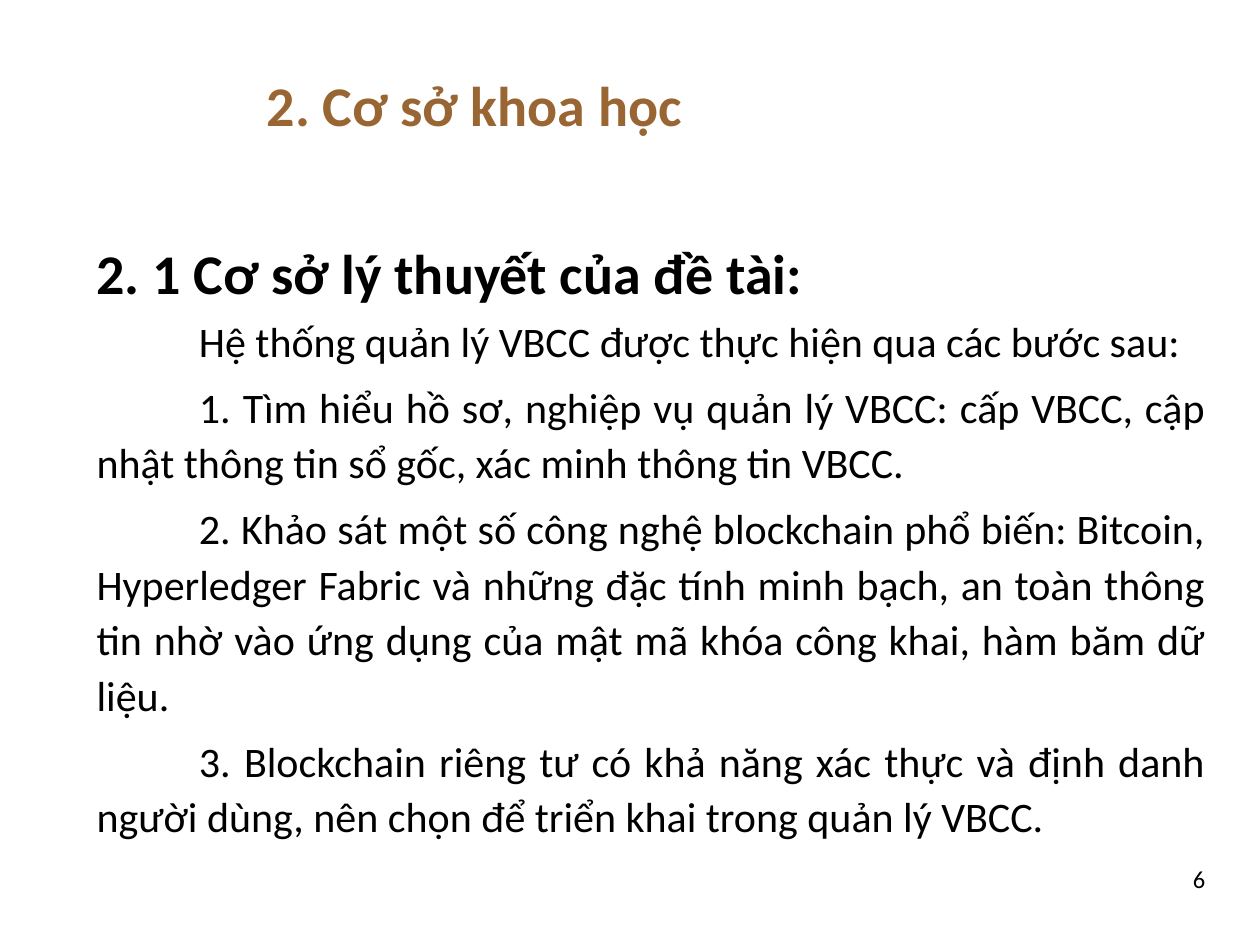
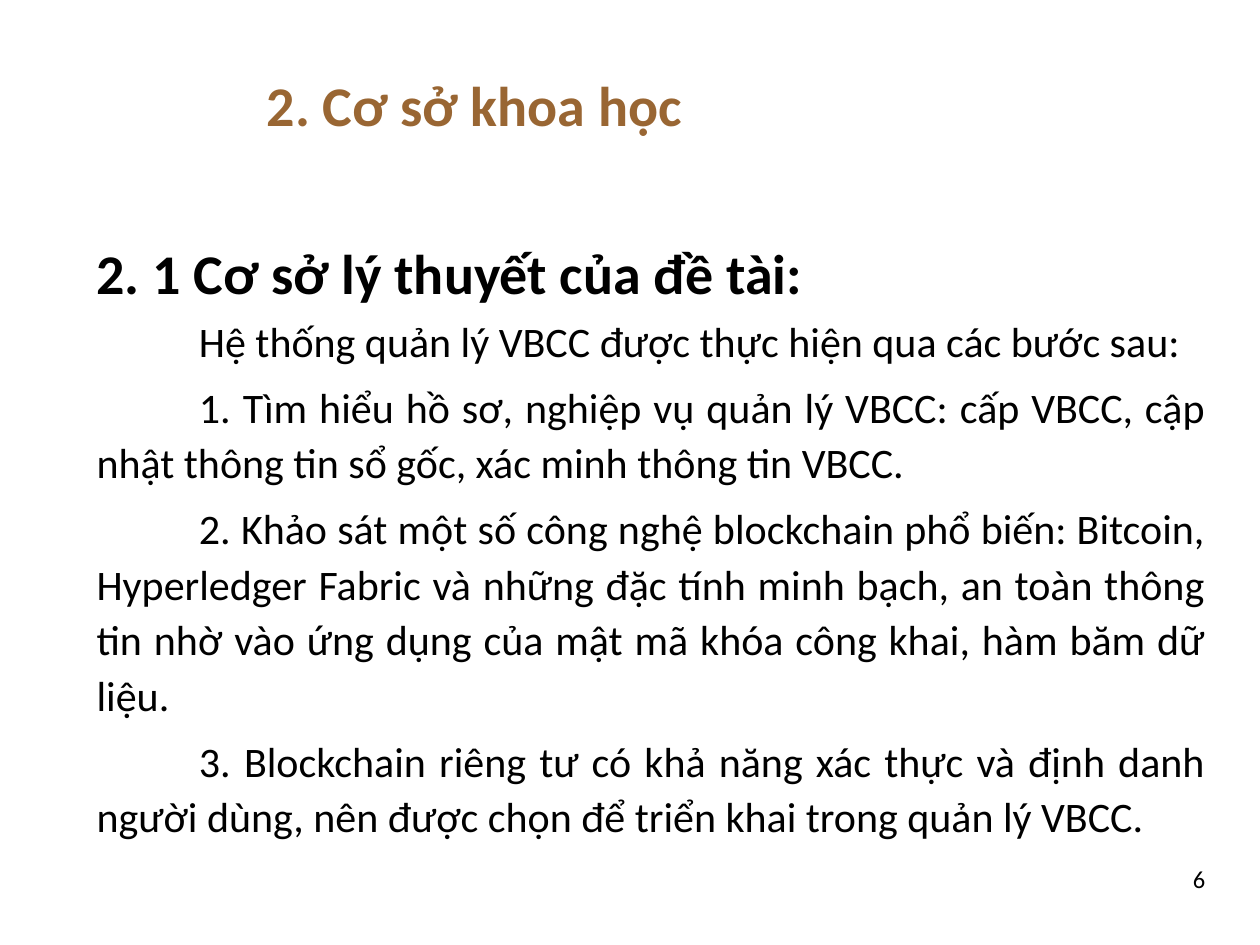
Before and after one commit to dtdungm/blockchain-vbcc, a slide deck: slide 6 of luan_van.pptx. Drawn at 1260x945 pixels with LibreOffice and Linux fonts; fonts in the diff are those of the drawing; background and template pictures are left out. Boxes give left, top, right and bottom in pixels: in the first picture for what was removed or moved away, otherwise in the second. Text is boxed around its words. In the diff, an @@ line names an element or a change of style, - is before the commit and + after.

```diff
--- a/luan_van.pptx
+++ b/luan_van.pptx
@@ text at (97, 747, 1204, 840): text changed @@
-3. Blockchain riêng tư có khả năng xác thực và định danh người dùng, nên chọn để triển khai trong quản lý VBCC.
+3. Blockchain riêng tư có khả năng xác thực và định danh người dùng, nên được chọn để triển khai trong quản lý VBCC.
```
Also in this commit, not shown: 6 other slides changed, 2 slides added, 1 slide removed.
